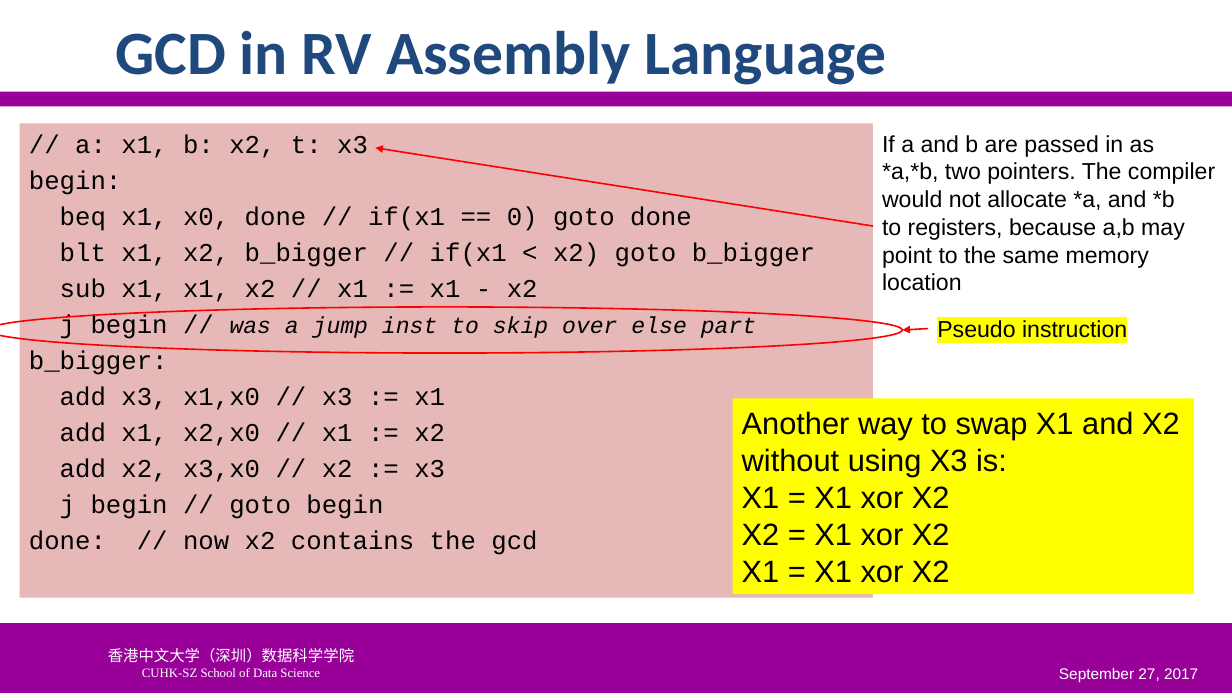
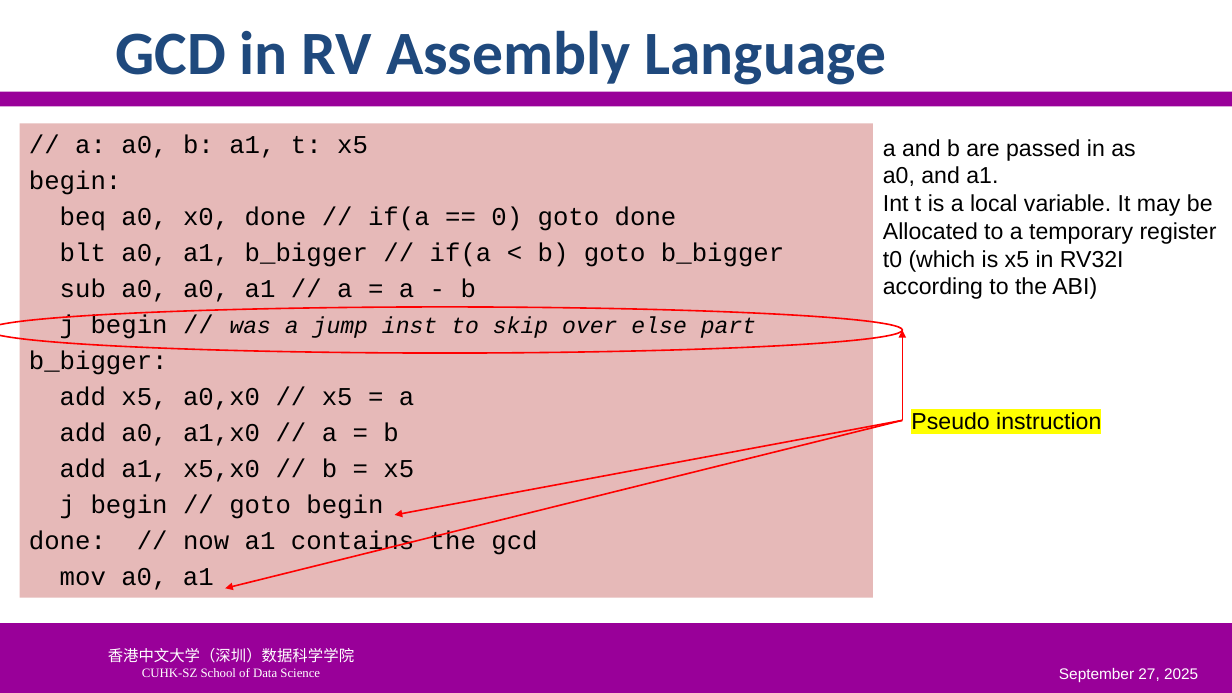
Before and after one commit to SUNCHAOYI923/CMU_CSAPP, a slide deck: slide 69 of slide/CA3060-3-ISA(2).pptx (slide 61 before the commit). Drawn at 1232x693 pixels with LibreOffice and Linux fonts; fonts in the diff are those of the drawing; background and template pictures are left out. Boxes give left, top, right and bottom in pixels: in the first picture for what was removed or moved away, otherwise in the second. Text is boxed around its words. In the diff, an @@ line names an element or a change of style, - is before the commit and + after.

```diff
--- a/slide/CA3060-3-ISA(2).pptx
+++ b/slide/CA3060-3-ISA(2).pptx
@@ text at (75, 134, 368, 158): text changed @@
-// a: x1, b: x2, t: x3
+// a: a0, b: a1, t: x5
@@ text at (883, 139, 1217, 299): text changed @@
-If a and b are passed in as
-*a,*b, two pointers. The compiler
-would not allocate *a, and *b
-to registers, because a,b may
-point to the same memory
-location
+a and b are passed in as
+a0, and a1.
+Int t is a local variable. It may be
+Allocated to a temporary register
+t0 (which is x5 in RV32I
+according to the ABI)
@@ text at (60, 206, 784, 302): text changed @@
-beq x1, x0, done // if(x1 == 0) goto done
-blt x1, x2, b_bigger // if(x1 < x2) goto b_bigger
-sub x1, x1, x2 // x1 := x1 - x2
+beq a0, x0, done // if(a == 0) goto done
+blt a0, a1, b_bigger // if(a < b) goto b_bigger
+sub a0, a0, a1 // a = a - b
@@ arrow moved from (929, 329) - (903, 330) to (903, 421) - (903, 330) @@
@@ text at (60, 386, 414, 482): text changed @@
-add x3, x1,x0 // x3 := x1
-add x1, x2,x0 // x1 := x2
-add x2, x3,x0 // x2 := x3
+add x5, a0,x0 // x5 = a
+add a0, a1,x0 // a = b
+add a1, x5,x0 // b = x5
@@ rectangle removed at (733, 398, 1194, 594) @@
-Another way to swap X1 and X2
-without using X3 is:
-X1 = X1 xor X2
-X2 = X1 xor X2
-X1 = X1 xor X2
@@ text "Pseudo instruction" rewrapped from (937, 320, 1127, 338) to (911, 412, 1101, 435) @@
@@ arrow added from (903, 421) to (226, 589), #FF0000 1.25 pt @@
@@ arrow moved from (873, 226) - (375, 148) to (903, 421) - (395, 515) @@
@@ text at (29, 530, 537, 590): text changed @@
-done: // now x2 contains the gcd
+done: // now a1 contains the gcd
+mov a0, a1
@@ text at (1059, 668, 1198, 682): text changed @@
-September 27, 2017
+September 27, 2025
```
Also in this commit, not shown: 8 other slides changed, 8 slides added, 3 other files.
